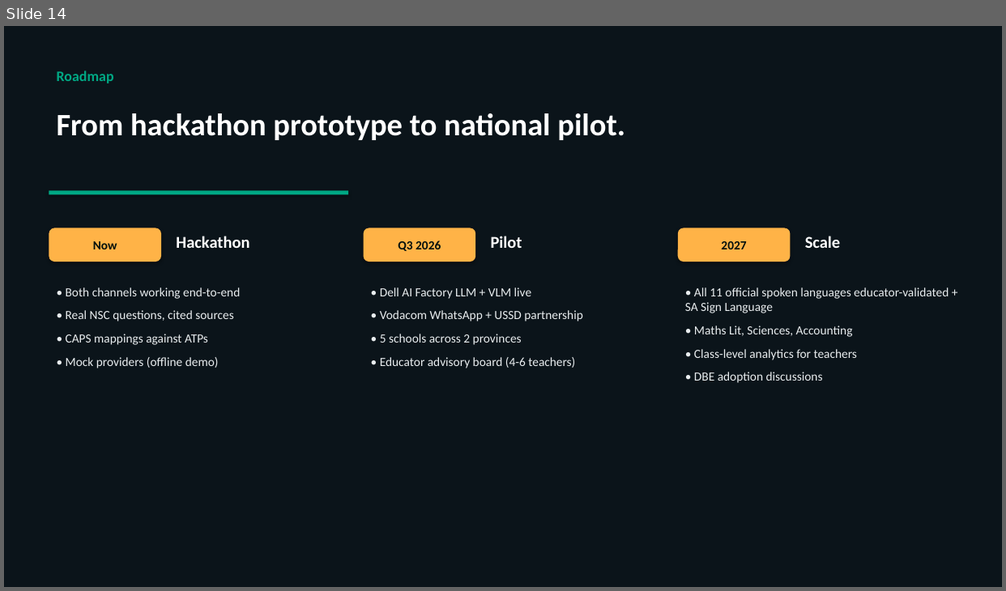
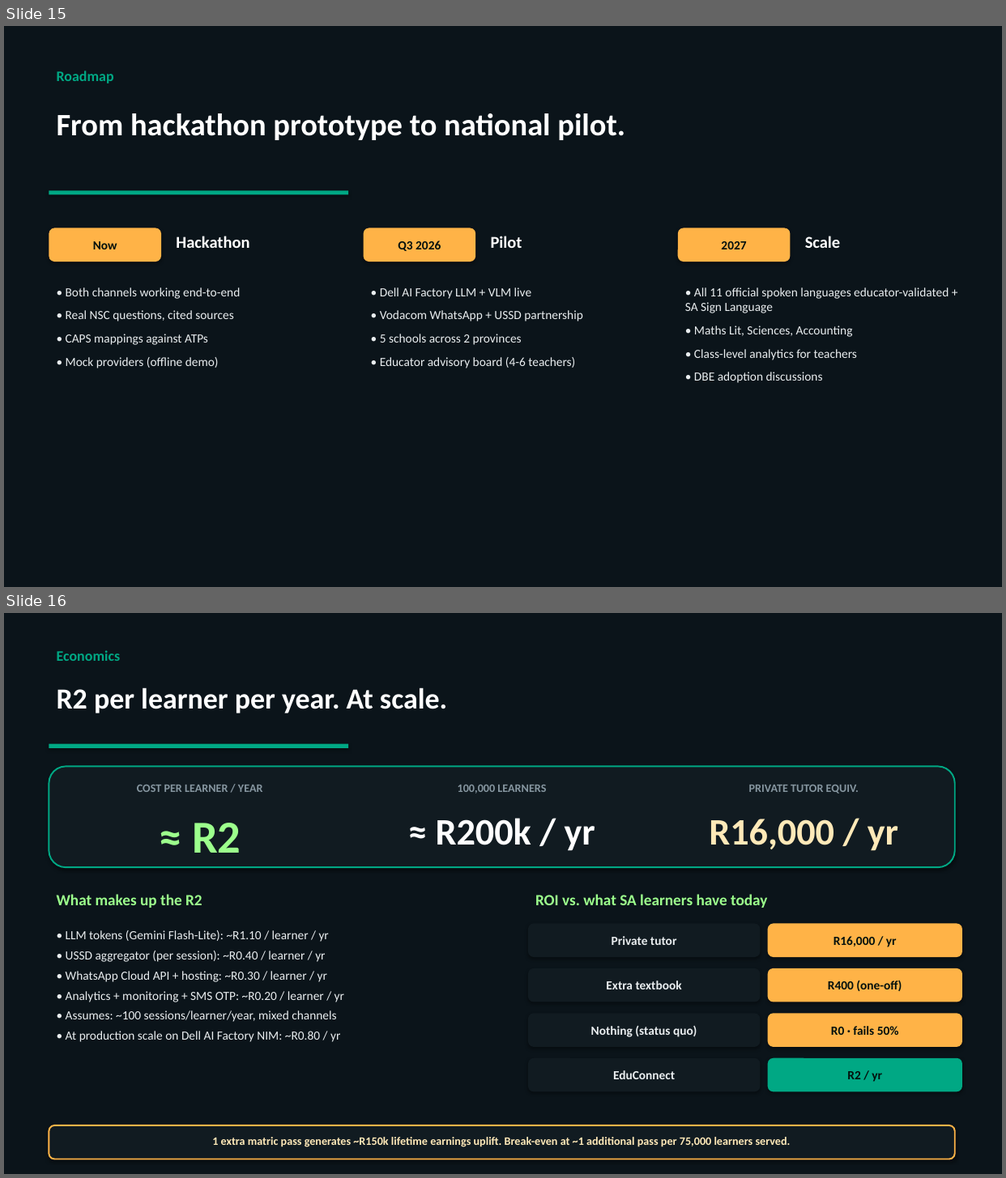
Before and after one commit to snerantie/Dell-Prototype---AI-Integration, a slide deck: pitch/AI_Tutor_Pitch.pptx. Shown one above the other, each under a label of ours: slide 14 before the commit, slides 15 and 16 after it. The pictures are 1006x591 and 1006x1178 pixels, drawn with LibreOffice and Linux fonts; fonts in the diff are those of the drawing. Boxes give left, top, right and bottom in pixels: in the first picture for what was removed or moved away, otherwise in the second. Text is boxed around its words. In the diff, an @@ line names an element or a change of style, - is before the commit and + after.

Commit message:
feat(pitch): add Economics, Model Stack, Cybersecurity, Integration, Vodacom Wins slides + soften Zero-rated wording

```diff
--- a/pitch/AI_Tutor_Pitch.pptx
+++ b/pitch/AI_Tutor_Pitch.pptx
@@ slide 16 added at (4, 613, 1002, 1174), background #0B141A @@
@@ text added at (57, 650, 121, 661), 14 pt, text #00A884, bold @@
+Economics
@@ text added at (57, 688, 447, 713), 28 pt, text #FFFFFF, bold @@
+R2 per learner per year. At scale.
@@ rectangle added at (49, 744, 348, 748), fill #00A884 @@
@@ rounded rectangle added at (49, 766, 955, 867), fill #111B21, outline #00A884 1.5 pt @@
@@ text added at (137, 785, 263, 792), 11 pt, text #8696A0, bold @@
+COST PER LEARNER / YEAR
@@ text added at (458, 785, 546, 794), 11 pt, text #8696A0, bold @@
+100,000 LEARNERS
@@ text added at (749, 785, 859, 794), 11 pt, text #8696A0, bold @@
+PRIVATE TUTOR EQUIV.
@@ text added at (192, 823, 241, 853), 44 pt, text #9CFF8C, bold @@
+≈ R2
@@ text added at (436, 818, 595, 851), 36 pt, text #FFFFFF, bold @@
+≈ R200k / yr
@@ text added at (709, 819, 898, 851), 36 pt, text #FFE9B8, bold @@
+R16,000 / yr
@@ text added at (57, 894, 202, 908), 15 pt, text #9CFF8C, bold @@
+What makes up the R2
@@ text added at (535, 894, 767, 908), 15 pt, text #9CFF8C, bold @@
+ROI vs. what SA learners have today
@@ rounded rectangle added at (528, 924, 760, 957), fill #111B21, 12 pt, text #E9EDEF, bold @@
+Private tutor
@@ rounded rectangle added at (768, 924, 962, 957), fill #FFB347, 12 pt, text #03110D, bold @@
+R16,000 / yr
@@ text added at (66, 931, 344, 1042), 12 pt, text #E9EDEF @@
+• LLM tokens (Gemini Flash-Lite): ~R1.10 / learner / yr
+• USSD aggregator (per session): ~R0.40 / learner / yr
+• WhatsApp Cloud API + hosting: ~R0.30 / learner / yr
+• Analytics + monitoring + SMS OTP: ~R0.20 / learner / yr
+• Assumes: ~100 sessions/learner/year, mixed channels
+• At production scale on Dell AI Factory NIM: ~R0.80 / yr
@@ rounded rectangle added at (528, 969, 760, 1003), fill #111B21, 12 pt, text #E9EDEF, bold @@
+Extra textbook
@@ rounded rectangle added at (768, 969, 962, 1003), fill #FFB347, 12 pt, text #03110D, bold @@
+R400 (one-off)
@@ rounded rectangle added at (528, 1013, 760, 1047), fill #111B21, 12 pt, text #E9EDEF, bold @@
+Nothing (status quo)
@@ rounded rectangle added at (768, 1013, 962, 1047), fill #FFB347, 12 pt, text #03110D, bold @@
+R0 · fails 50%
@@ rounded rectangle added at (528, 1059, 760, 1093), fill #111B21, 12 pt, text #E9EDEF, bold @@
+EduConnect
@@ rounded rectangle added at (768, 1059, 962, 1093), fill #00A884, 12 pt, text #03110D, bold @@
+R2 / yr
@@ rounded rectangle added at (49, 1126, 955, 1160), fill #111B21, outline #FFB347 1.5 pt @@
@@ text added at (212, 1137, 791, 1148), 11 pt, text #FFE9B8, bold @@
+1 extra matric pass generates ~R150k lifetime earnings uplift. Break-even at ~1 additional pass per 75,000 learners served.
@@ what was slide 14 is now slide 15 @@
```
Also in this commit, not shown: 4 slides changed, 4 other slides added, 1 other file.
